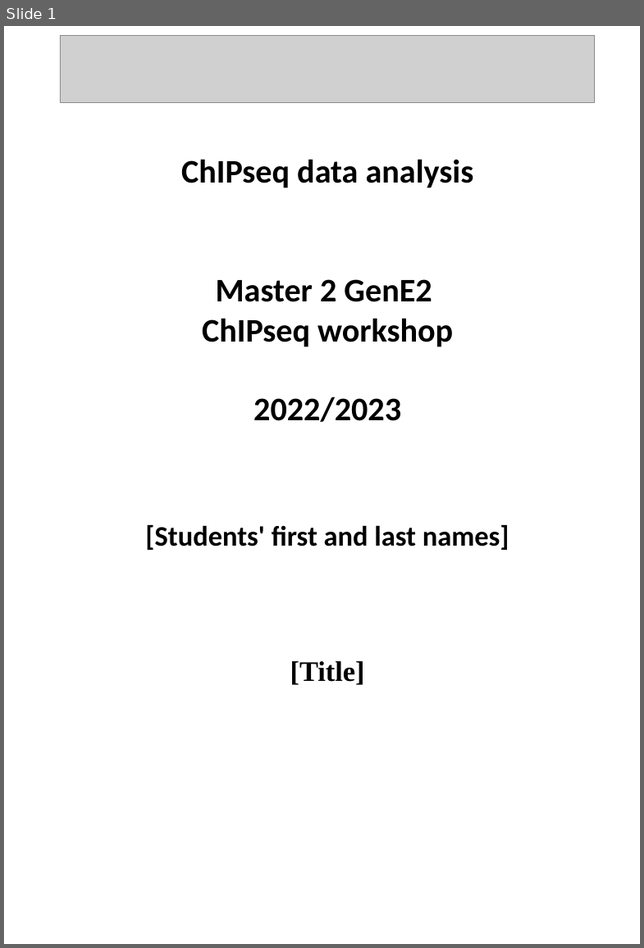
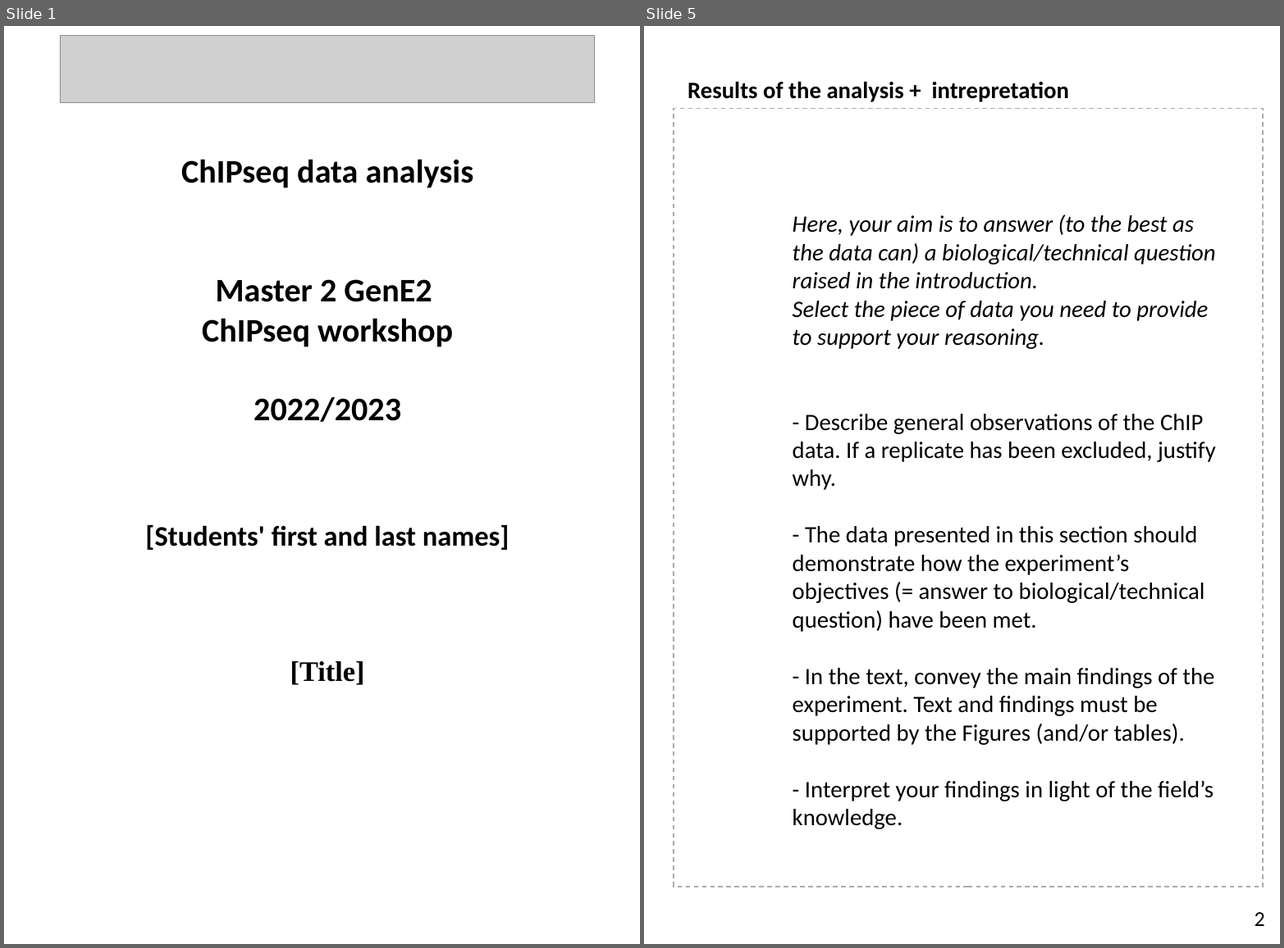
Before and after one commit to PierreGrognet/ChIPseq_Workshop, a slide deck: Pictures/Report2_ChIPseq_analysis_report_model.pptx. Shown side by side, each under a label of ours: slide 1 before the commit, slides 1 and 5 after it; the slides between them are not shown. The pictures are 644x948 and 1284x948 pixels, drawn with LibreOffice and Linux fonts; fonts in the diff are those of the drawing; grey boxes stand for pictures. Boxes give left, top, right and bottom in pixels: in the first picture for what was removed or moved away, otherwise in the second. Text is boxed around its words. In the diff, an @@ line names an element or a change of style, - is before the commit and + after.

```diff
--- a/Pictures/Report2_ChIPseq_analysis_report_model.pptx
+++ b/Pictures/Report2_ChIPseq_analysis_report_model.pptx
@@ slide 5 added at (x1=644, y1=26, x2=1280, y2=944), background #FFFFFF @@
@@ text added at (x1=687, y1=82, x2=1069, y2=102), 20 pt, text #000000, bold @@
+Results of the analysis + intrepretation
@@ rectangle added at (x1=674, y1=108, x2=1262, y2=887), outline #AFABAB 1 pt dashed @@
@@ text added at (x1=792, y1=215, x2=1216, y2=830), 20 pt, text #000000 @@
+Here, your aim is to answer (to the best as the data can) a biological/technical question raised in the introduction.
+Select the piece of data you need to provide to support your reasoning.
+- Describe general observations of the ChIP data. If a replicate has been excluded, justify why.
+- The data presented in this section should demonstrate how the experiment’s objectives (= answer to biological/technical question) have been met.
+- In the text, convey the main findings of the experiment. Text and findings must be supported by the Figures (and/or tables).
+- Interpret your findings in light of the field’s knowledge.
@@ text added at (x1=1254, y1=912, x2=1265, y2=926), 18 pt, text #000000 @@
+2
```
Also in this commit, not shown: 5 slides changed, 1 slide removed, 26 other files.
